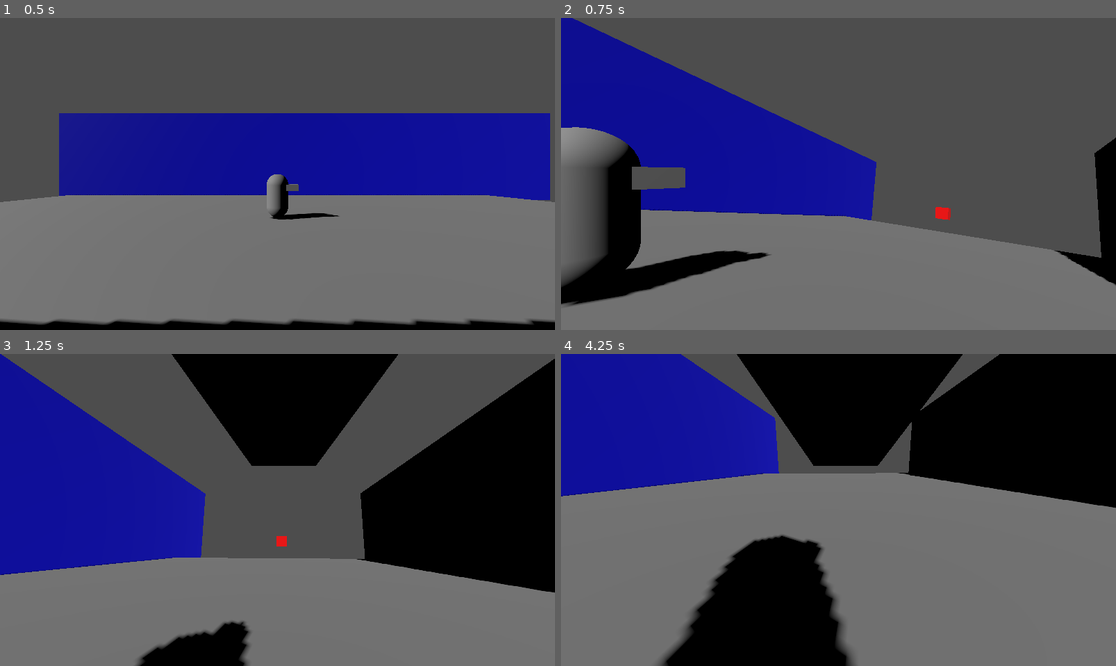
Above: before the commit, frames 1-4 (two rows, left to right).
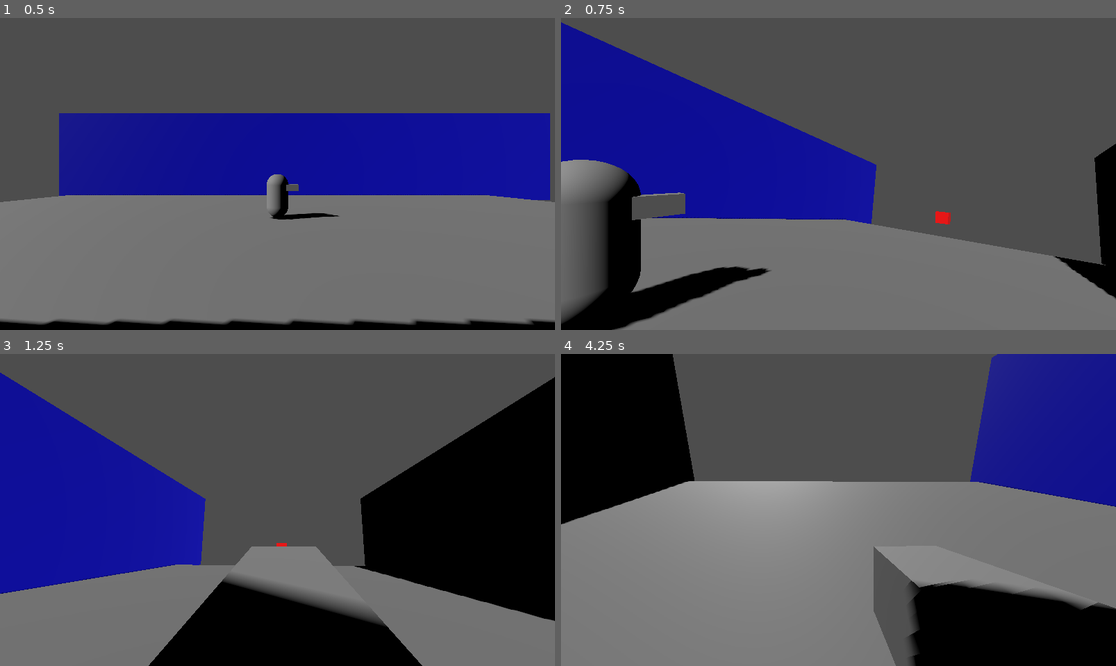
Above: after the commit, the same moments.

Repository: dama33/New-Game-Project
Game: Godot game, scene res://level.tscn
The game is run twice, just before and just after one commit, with the same random seed, the same clock (stepped at 60 frames per second) and the same inputs.
Inputs (mouse positions are in pixels of both pictures, inside the frame that each line leads up to):
- Up to frame 1 (0.5 s): no input
- Up to frame 2 (0.75 s): tap Enter at 0.5 s; move the mouse to (960, 158) at 0.52 s; hold D (right) from 0.53 s (still down); right-click (960, 158) at 0.6 s
- Up to frame 3 (1.25 s): keep holding D (right)
- Up to frame 4 (4.25 s): move the mouse to (810, 510) at 1.27 s; release D (right) at 1.28 s; hold A (left) 1.28-2.03 s; right-click (810, 510) at 1.35 s; move the mouse to (894, 441) at 2.02 s; hold D (right) 2.03-3.53 s; tap Ctrl (change_side_view) at 2.1 s; right-click (894, 441) at 2.3 s; move the mouse to (832, 516) at 2.77 s; click (832, 516) at 2.85 s; right-click (832, 516) at 3.05 s; move the mouse to (1005, 556) at 3.52 s; hold A (left) from 3.53 s (still down); right-click (1005, 556) at 3.6 s

Frame 1 is identical in both runs. In frame 2, 12% of the frame differs, in the area x 0-100%, y 0-100%; in frame 3, 24%; in frame 4, 67%.

Commit message:
fixed bug by being shitty

Diff:
--- a/player.gd
+++ b/player.gd
@@ -46,6 +46,7 @@
 			Input.warp_mouse(mouse_pos)
 		else:
 			is_first_person = true
+			#This is causing the issue with the jarring camera start
 			rotation = pivot.rotation
 			pivot.rotation = Vector3.ZERO
 			mouse_pos = get_viewport().get_mouse_position()
@@ -57,14 +58,16 @@
 			final_rotation_y *= -1
 	if is_first_person:
 		if abs(%LevelCamera.position.x-%FirstPersonCamera.position.x) > 0.001 && abs(%LevelCamera.rotation.y-%FirstPersonCamera.rotation.y) > 0.001:
-			%LevelCamera.position = %LevelCamera.position.lerp(%FirstPersonCamera.position,.1)
+			%LevelCamera.global_position = %LevelCamera.global_position.lerp(%FirstPersonCamera.global_position,.1)
 			%LevelCamera.rotation = %LevelCamera.rotation.lerp(%FirstPersonCamera.rotation,.1)
 		else:
 			first_person_camera.current = true
 	else:
-		if abs(float(final_position_x-%LevelCamera.position.x)) > 0.001 && abs(float(%LevelCamera.rotation.y != final_rotation_y)) > 0.001:
-			%LevelCamera.position = %LevelCamera.position.lerp(camera_position,.1)
-			%LevelCamera.rotation = %LevelCamera.rotation.lerp(camera_rotation,.1)
+		if abs(float(final_position_x-%LevelCamera.position.x)) > 0.001 && abs(float(final_rotation_y-%LevelCamera.rotation.y)) > 0.001:
+			%LevelCamera.position.x = lerp(%LevelCamera.position.x,final_position_x,.1)
+			#TODO remove this, try to work with vector lerping
+			%LevelCamera.position.y = lerp(%LevelCamera.position.y,camera_position.y,.1)
+			%LevelCamera.rotation.y = lerp(%LevelCamera.rotation.y,final_rotation_y,.1)
 
 func _input(event: InputEvent) -> void:
 	if is_first_person && first_person_camera.current:
Not shown, changed: docs/todo.txt
